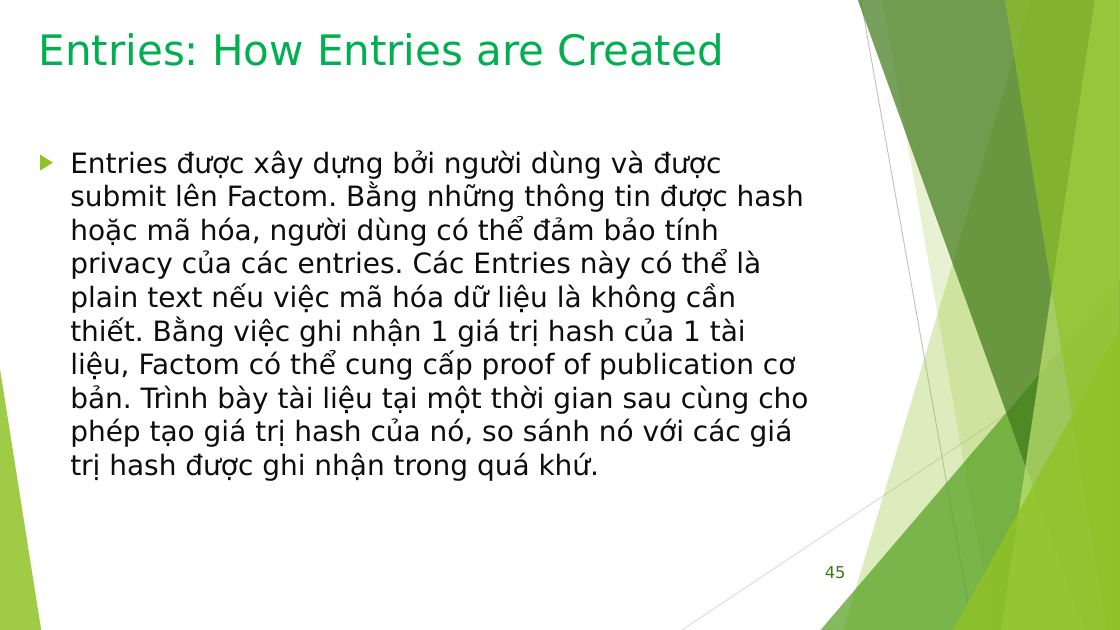
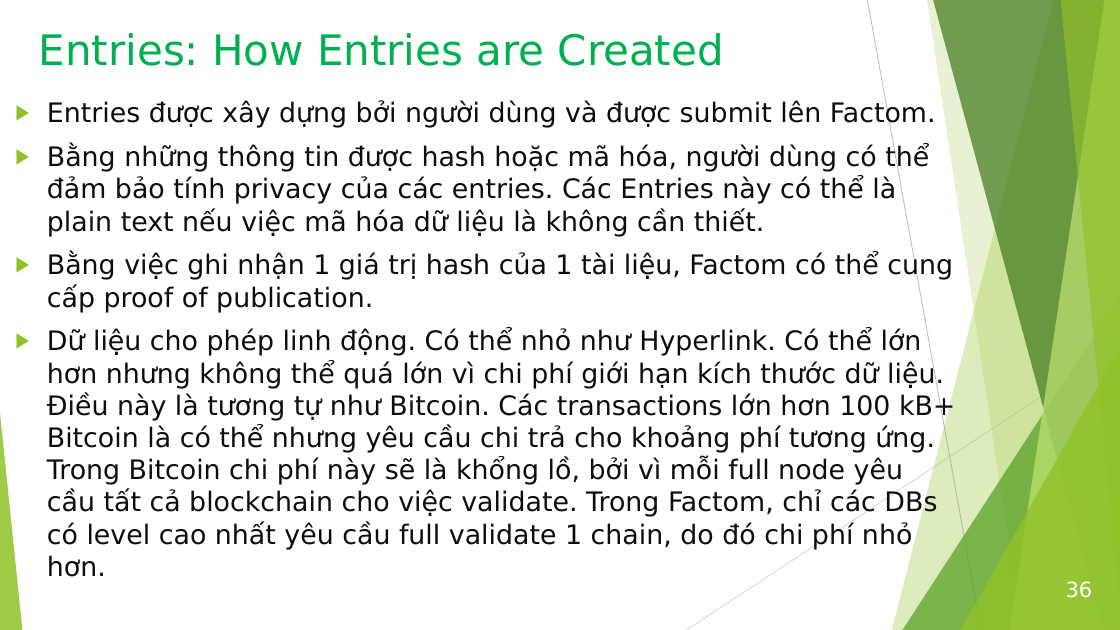
Before and after one commit to bku-blockchain/factom-research, a slide deck: slide 36 of docs/Factom_Intro_2.pptx (slide 45 before the commit). Drawn at 1120x630 pixels with LibreOffice and Linux fonts; fonts in the diff are those of the drawing. Boxes give left, top, right and bottom in pixels: in the first picture for what was removed or moved away, otherwise in the second. Text is boxed around its words. In the diff, an @@ line names an element or a change of style, - is before the commit and + after.

```diff
--- a/docs/Factom_Intro_2.pptx
+++ b/docs/Factom_Intro_2.pptx
@@ line moved from (861, 0) - (973, 630) to (868, 0) - (981, 630) @@
@@ freeform shape: place and size @@
-freeform shape at (844, 0, 1120, 630)
+freeform shape at (892, 0, 1120, 630)
@@ freeform shape: place and size @@
-freeform shape at (882, 0, 1120, 630)
+freeform shape at (928, 0, 1120, 630)
@@ freeform shape: place and size @@
-freeform shape at (858, 0, 1120, 630)
+freeform shape at (933, 0, 1120, 630)
@@ freeform shape: place and size @@
-freeform shape at (1002, 0, 1120, 630)
+freeform shape at (1010, 0, 1120, 630)
@@ freeform shape: place and size @@
-freeform shape at (1005, 0, 1120, 630)
+freeform shape at (1061, 0, 1120, 630)
@@ text at (47, 101, 955, 577): text changed; size 24 to 23 pt @@
-▶ Entries được xây dựng bởi người dùng và được submit lên Factom. Bằng những thông tin được hash hoặc mã hóa, người dùng có thể đảm bảo tính privacy của các entries. Các Entries này có thể là plain text nếu việc mã hóa dữ liệu là không cần thiết. Bằng việc ghi nhận 1 giá trị hash của 1 tài liệu, Factom có thể cung cấp proof of publication cơ bản. Trình bày tài liệu tại một thời gian sau cùng cho phép tạo giá trị hash của nó, so sánh nó với các giá trị hash được ghi nhận trong quá khứ.
+▶ Entries được xây dựng bởi người dùng và được submit lên Factom.
+▶ Bằng những thông tin được hash hoặc mã hóa, người dùng có thể đảm bảo tính privacy của các entries. Các Entries này có thể là plain text nếu việc mã hóa dữ liệu là không cần thiết.
+▶ Bằng việc ghi nhận 1 giá trị hash của 1 tài liệu, Factom có thể cung cấp proof of publication.
+▶ Dữ liệu cho phép linh động. Có thể nhỏ như Hyperlink. Có thể lớn hơn nhưng không thể quá lớn vì chi phí giới hạn kích thước dữ liệu. Điều này là tương tự như Bitcoin. Các transactions lớn hơn 100 kB+ Bitcoin là có thể nhưng yêu cầu chi trả cho khoảng phí tương ứng. Trong Bitcoin chi phí này sẽ là khổng lồ, bởi vì mỗi full node yêu cầu tất cả blockchain cho việc validate. Trong Factom, chỉ các DBs có level cao nhất yêu cầu full validate 1 chain, do đó chi phí nhỏ hơn.
@@ triangle: place and size @@
-triangle at (821, 280, 1120, 630)
+triangle at (902, 280, 1120, 630)
@@ line moved from (1120, 339) - (682, 630) to (1120, 339) - (686, 630) @@
@@ triangle: place and size @@
-triangle at (953, 330, 1120, 630)
+triangle at (961, 330, 1120, 630)
@@ triangle: place and size @@
-triangle at (0, 369, 41, 630)
+triangle at (0, 369, 23, 630)
@@ page number removed at (825, 566, 846, 579) @@
-45
@@ page number added at (1066, 581, 1093, 598), 18 pt, text #FFFFFF @@
+36
```
Also in this commit, not shown: 32 other slides changed, 5 slides added, 15 slides removed.
